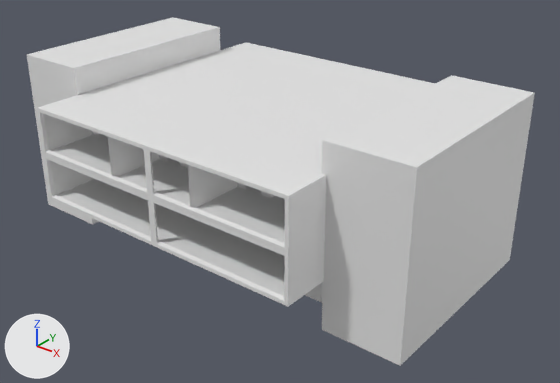
A saved change to the Blender file Elegans/Assets/Elegans/Models/ClubHouseNew.blend.
One viewpoint serves both versions: a 50 mm camera at (73.7, -84.1, 65.5) aimed at (0.7, 7.2, 8.9). Lighting does not change. The marker at lower left points along +X, +Y and +Z. Materials are left out; every surface is plain grey.

In view in the first picture: 'CB_Rooms_FirstFloor', 'CB_Rooms_FirstFloor.009', 'CB_Rooms_SecondFloor', 'CB_Rooms_ThirdFloor', 'Cube.003', 'Cube.004', 'Cube.009', 'Cube.011', 'Flooring1', 'Flooring2'.
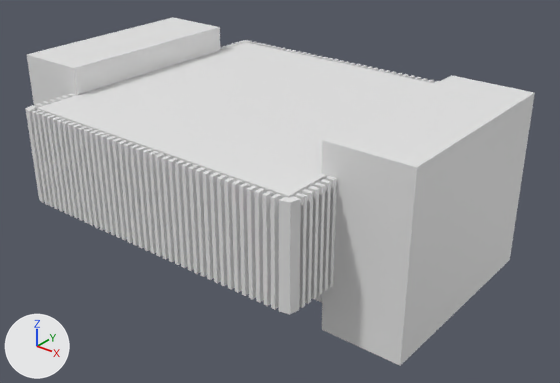
Scene script edits in JSON lines:
```json
{"op": "remove", "block": "ob_plane_001", "code": "ob_plane_001.hide_viewport = True"}
{"op": "remove", "block": "ob_grill", "code": "ob_grill.hide_viewport = True"}
```

Pixel boxes (x1, y1, x2, y2) of what changed, in the pictures (560 x 383 px):
```json
{"object": "Grill", "change": "shown", "after": [25, 40, 439, 314]}
{"object": "Flooring1", "change": "unchanged, covered by the edit", "before": [57, 179, 285, 296]}
{"object": "Cube.004", "change": "unchanged, covered by the edit", "before": [37, 108, 326, 253], "after": [37, 108, 326, 198]}
{"object": "Cube.003", "change": "unchanged, covered by the edit", "before": [44, 155, 325, 306]}
{"object": "Flooring2", "change": "unchanged, covered by the edit", "before": [50, 133, 285, 243]}
```
